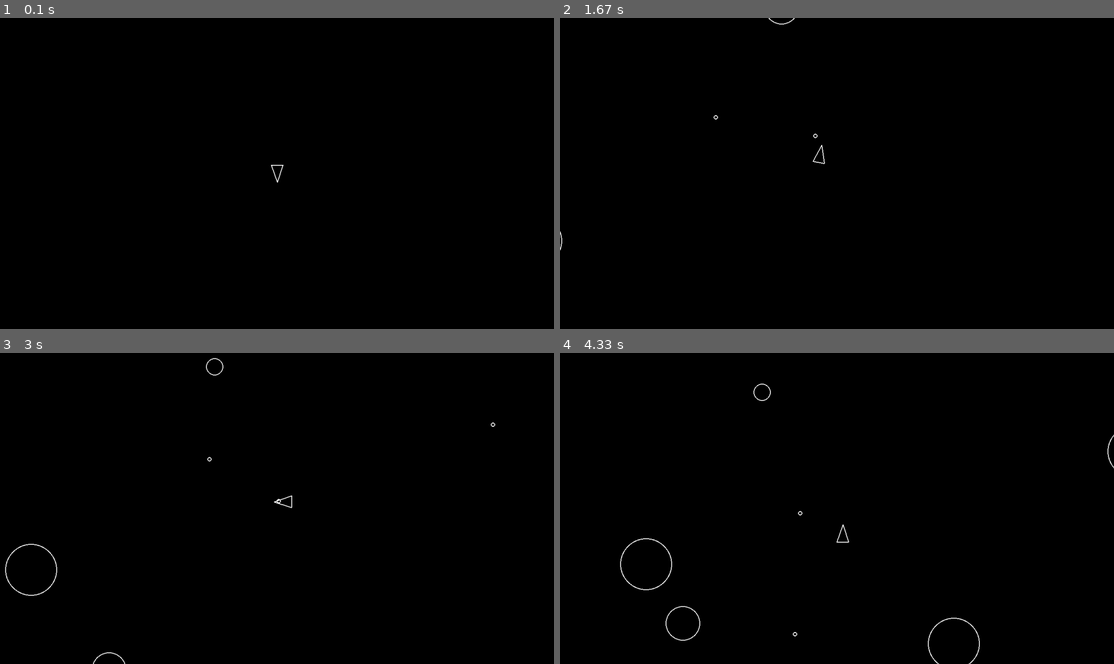
Above: before the commit, frames 1-4 (two rows, left to right).
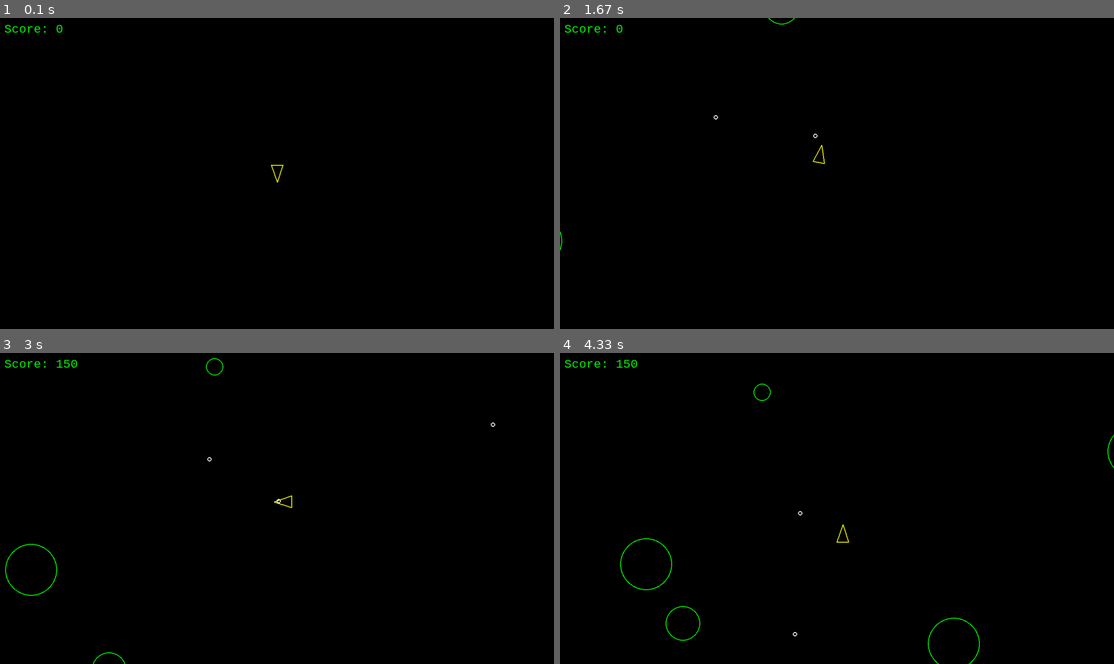
Above: after the commit, the same moments.

Repository: MessyKitchen/asteroids-pygame
Game: pygame game, started from main.py
Same seed, same stepped clock (60 frames per second), same inputs: the game is played once before the commit and once after it.
Inputs:
- Up to frame 1 (0.1 s): no input
- Up to frame 2 (1.67 s): tap Space at 0.33, 0.73, 1.03, 1.23, 1.57 s; hold D 0.67-1.13 s; hold W 1.17-1.47 s; hold D from 1.5 s (still down)
- Up to frame 3 (3 s): tap Space at 1.87, 2.07, 2.37, 2.63, 2.97 s; release D at 1.97 s; hold A 2-2.53 s; hold S 2.57-2.87 s; hold A from 2.9 s (still down)
- Up to frame 4 (4.33 s): tap Space at 3.27, 3.4, 3.8, 4.1 s; release A at 3.3 s; hold W 3.33-3.7 s; hold D from 3.73 s (still down)

The runs differ from the first frame. In frame 1, 0.1% of the frame differs, in the area x 0-52%, y 2-53%; in frame 2, 0.2%; in frame 3, 0.4%; in frame 4, 0.6%, in the area x 0-100%, y 2-100%.

Commit message:
Added scoreboard, screen boundaries, colour changes

Diff:
--- a/asteroid.py
+++ b/asteroid.py
@@ -12,7 +12,7 @@
 
     def draw(self, screen):
         # Draw the asteroid on the game screen as a circle with the given position, radius, and outline width
-        pygame.draw.circle(screen, (255, 255, 255), (self.position.x, self.position.y), self.radius, 2)
+        pygame.draw.circle(screen, (0, 255, 0), (self.position.x, self.position.y), self.radius, 2)
 
 
     def update(self, dt):
--- a/main.py
+++ b/main.py
@@ -38,6 +38,10 @@
     print(f"Screen width: {SCREEN_WIDTH}")
     print(f"Screen height: {SCREEN_HEIGHT}")
 
+    # Initiating score-board and score-board font
+    score = 0
+    font = pygame.font.SysFont("OCR A Extended", 28)
+
 
     # Intialise timing variables for framerate control
     # dt (delta time)
@@ -62,6 +66,7 @@
         for asteroid in asteroids:
             if player.collides_with(asteroid):
                 print("Game over!")
+                print(f"Score:{score}")
                 sys.exit()
 
         # Logic for SHOOT / Asteroid collisions
@@ -70,9 +75,14 @@
                 if asteroid.collides_with(shot):
                     asteroid.split()
                     shot.kill()
+                    score += 75
 
         for sprite in drawable: # Iterate over all sprites in the 'drawable' group and draw them onto the screen.
             sprite.draw(screen)
+
+        # Render and display the score
+        score_text = font.render(f"Score: {score}", True, (0, 255, 0))  # white color
+        screen.blit(score_text, (10, 10))  # top-left corner
 
         # Update the entire display
         pygame.display.update()
@@ -83,3 +93,5 @@
 
 if __name__ == "__main__":
     main()
+
+# Added 'score-board', new colour scheme, player stays within screen and score print to console.
--- a/player.py
+++ b/player.py
@@ -1,6 +1,6 @@
 from circleshape import CircleShape
 import pygame
-from constants import PLAYER_RADIUS, PLAYER_TURN_SPEED, PLAYER_SPEED, PLAYER_SHOOT_SPEED, PLAYER_SHOOT_COOLDOWN
+from constants import PLAYER_RADIUS, PLAYER_TURN_SPEED, PLAYER_SPEED, PLAYER_SHOOT_SPEED, PLAYER_SHOOT_COOLDOWN, SCREEN_HEIGHT, SCREEN_WIDTH
 from shot import Shot
 
 class Player(CircleShape):
@@ -23,7 +23,7 @@
 
     # Render the player's triangle on the given screen.
     def draw(self, screen):
-        pygame.draw.polygon(screen, 'white', self.triangle(), 2)
+        pygame.draw.polygon(screen, 'yellow', self.triangle(), 2)
 
 
     def rotate(self, dt):
@@ -70,3 +70,16 @@
 
         if keys[pygame.K_SPACE]:
             self.shoot()
+
+        # Clamp the player's position to stay within screen bounds
+        if self.position.x - self.radius < 0:
+            self.position.x = self.radius
+
+        if self.position.x + self.radius > SCREEN_WIDTH:
+            self.position.x = SCREEN_WIDTH - self.radius
+
+        if self.position.y - self.radius < 0:
+            self.position.y = self.radius
+
+        if self.position.y + self.radius > SCREEN_HEIGHT:
+            self.position.y = SCREEN_HEIGHT - self.radius
